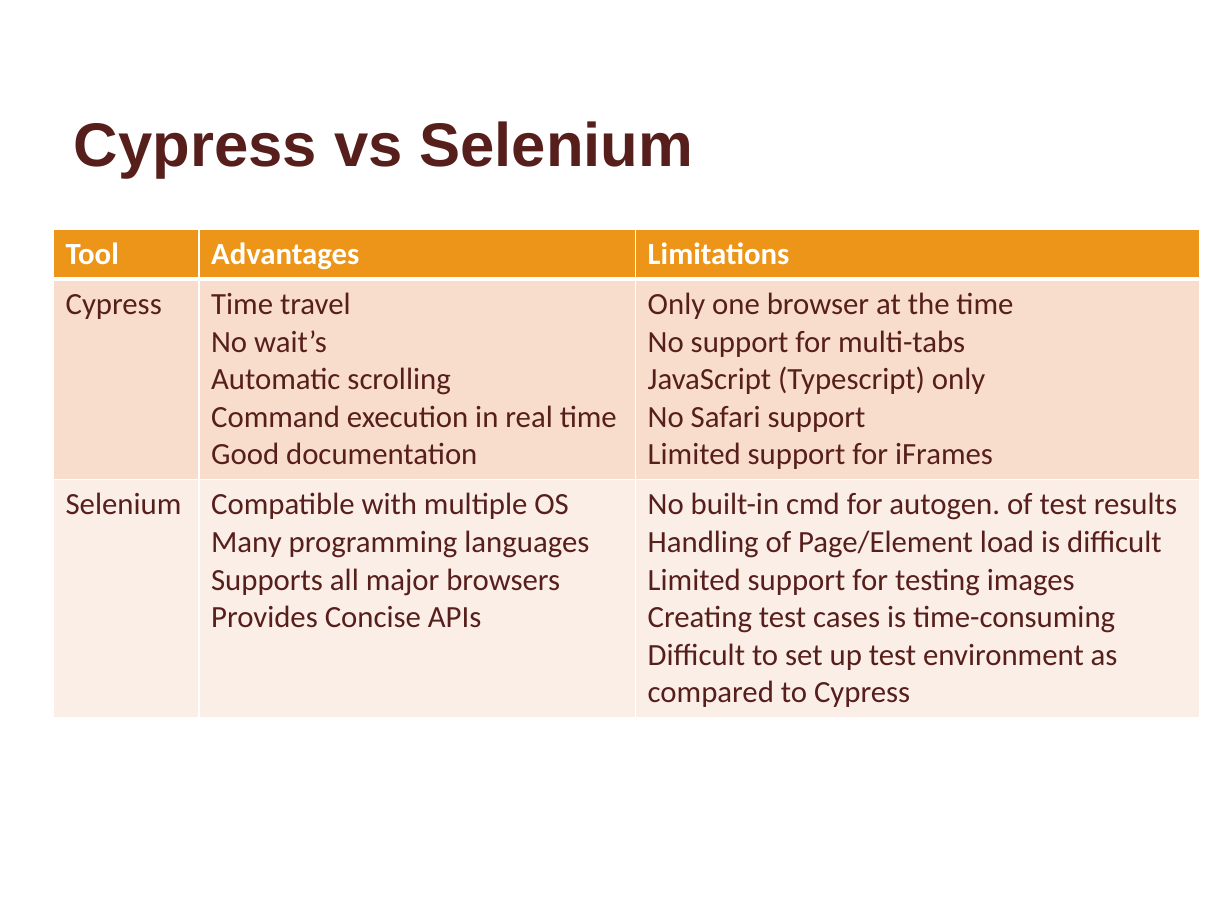
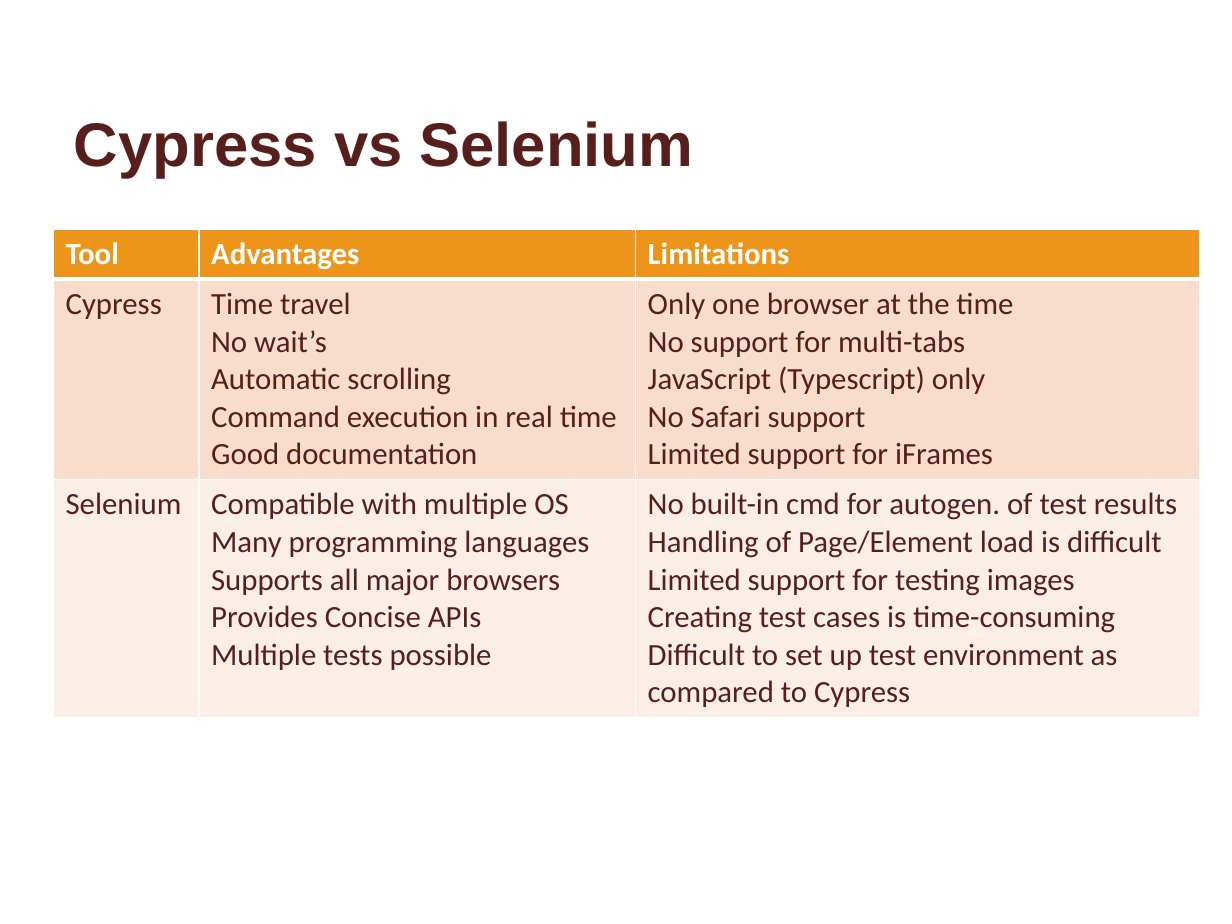
Before and after one commit to andekd/CypressWS, a slide deck: slide 5 of workshop/CypressWS.pptx. Drawn at 1232x924 pixels with LibreOffice and Linux fonts; fonts in the diff are those of the drawing; background and template pictures are left out. Boxes give left, top, right and bottom in pixels: in the first picture for what was removed or moved away, otherwise in the second. Text is boxed around its words. In the diff, an @@ line names an element or a change of style, - is before the commit and + after.

Commit message:
More slides added to ppt

```diff
--- a/workshop/CypressWS.pptx
+++ b/workshop/CypressWS.pptx
@@ table at (53,229,1199,711) @@
-row 3, column 2: Compatible with multiple OS / Many programming languages / Supports all major browsers / Provides Concise APIs
+row 3, column 2: Compatible with multiple OS / Many programming languages / Supports all major browsers / Provides Concise APIs / Multiple tests possible
```
Also in this commit, not shown: 2 slides added, 2 other files.
